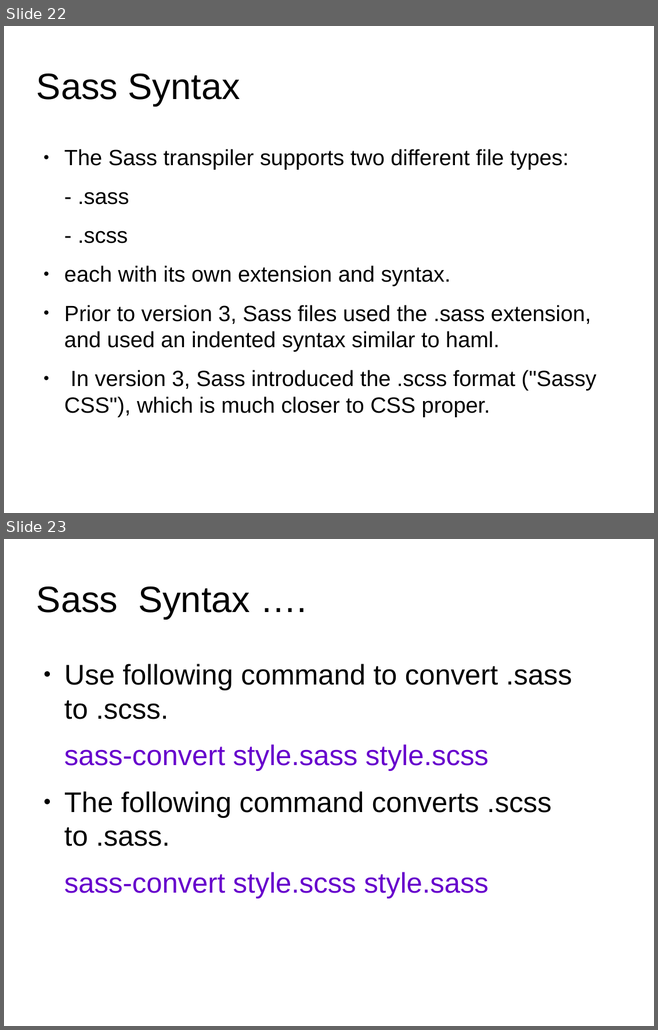
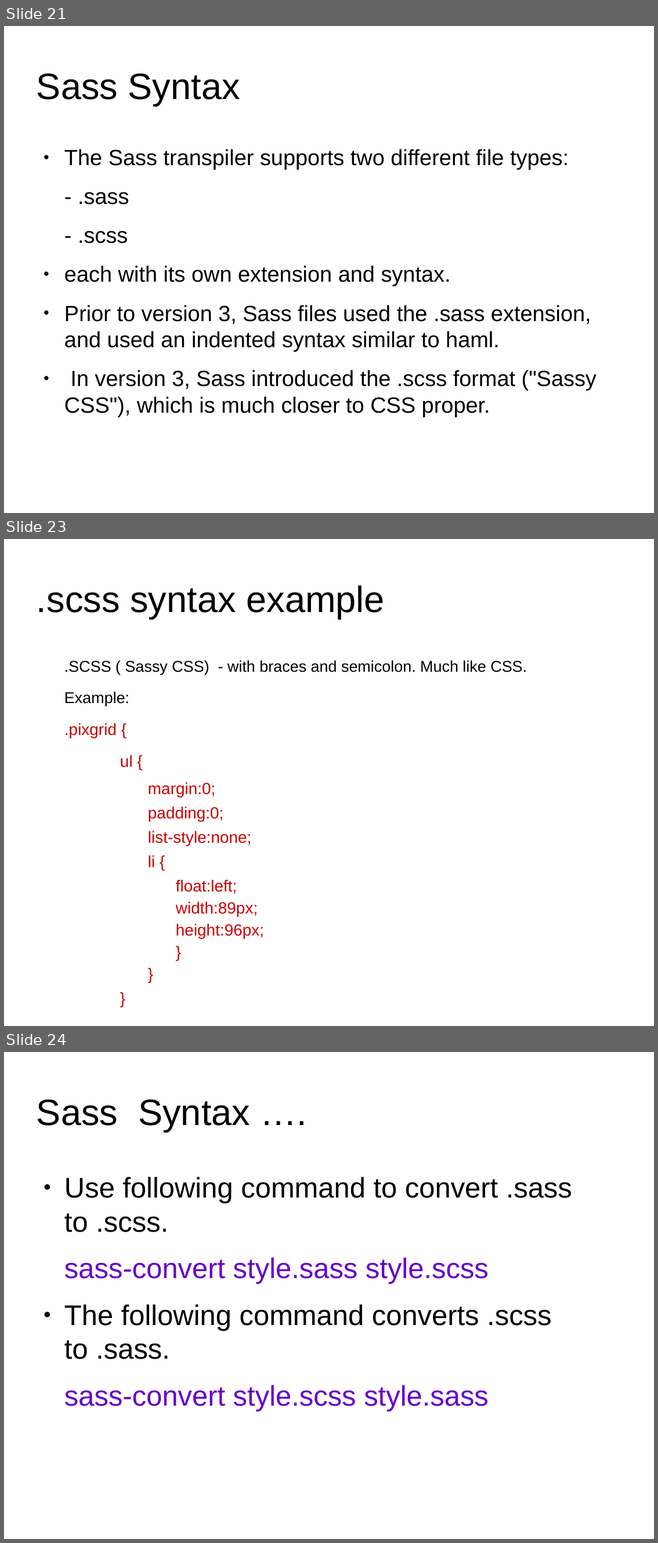
Before and after one commit to anumsh/SASS-Basics, a slide deck: SASS_basics.odp. Shown one above the other, each under a label of ours: slides 22 and 23 before the commit, slides 21, 23 and 24 after it; the slides between them are not shown. The pictures are 658x1030 and 658x1543 pixels, drawn with LibreOffice and Linux fonts; fonts in the diff are those of the drawing; background and template pictures are left out. Boxes give left, top, right and bottom in pixels: in the first picture for what was removed or moved away, otherwise in the second. Text is boxed around its words. In the diff, an @@ line names an element or a change of style, - is before the commit and + after.

```diff
--- a/SASS_basics.odp
+++ b/SASS_basics.odp
@@ slide 23 added at box(4, 539, 654, 1026), background #FFFFFF @@
@@ title added at box(36, 585, 384, 619), 44.8 pt, text #000000 @@
+.scss syntax example
@@ text added at box(64, 660, 527, 939), 19.8 pt, text #CC0000 @@
+.SCSS ( Sassy CSS) - with braces and semicolon. Much like CSS.
+Example:
+.pixgrid {
+    ul {
+      margin:0;
+      padding:0;
+      list-style:none;
+      li {
+        float:left;
+        width:89px;
+        height:96px;
+        }
+      }
+    }
@@ what was slide 22 is now slide 21 @@
@@ what was slide 23 is now slide 24 @@
```
Also in this commit, not shown: 8 slides changed.
